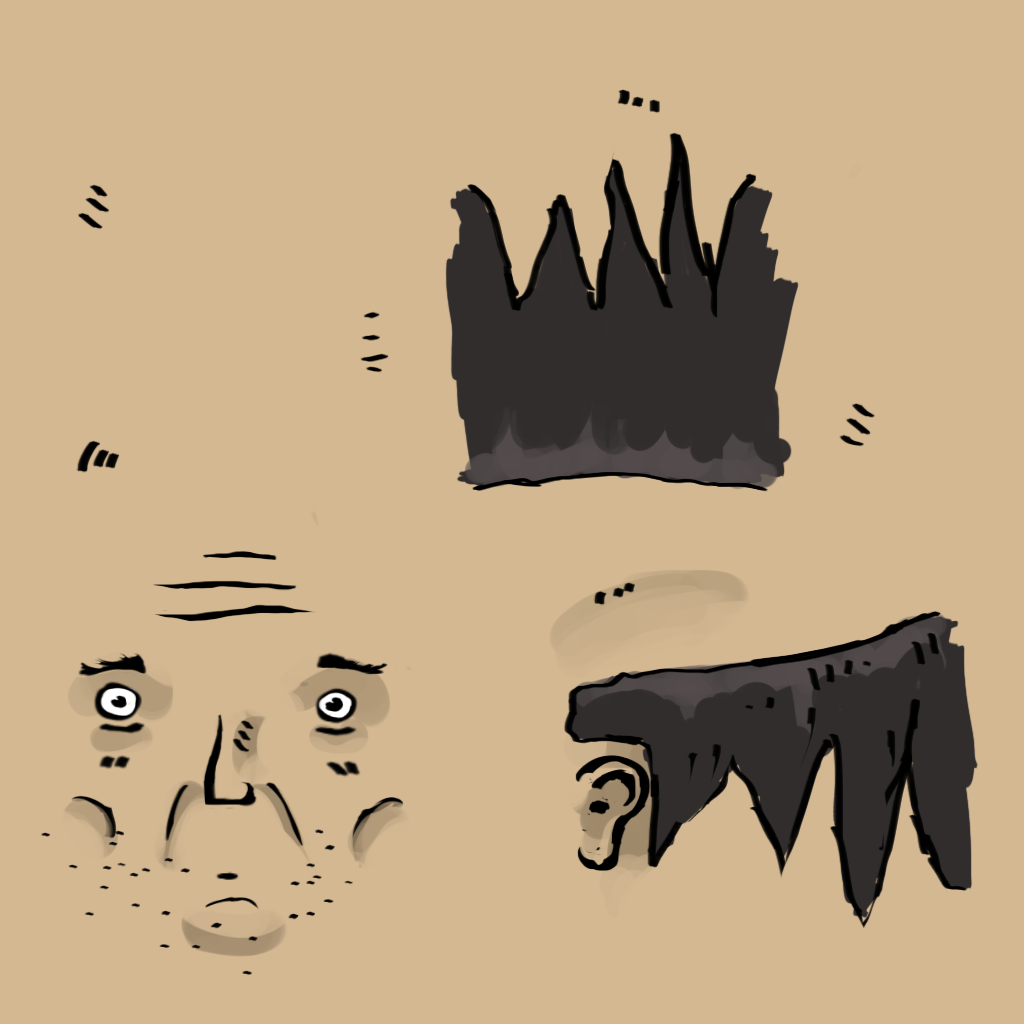
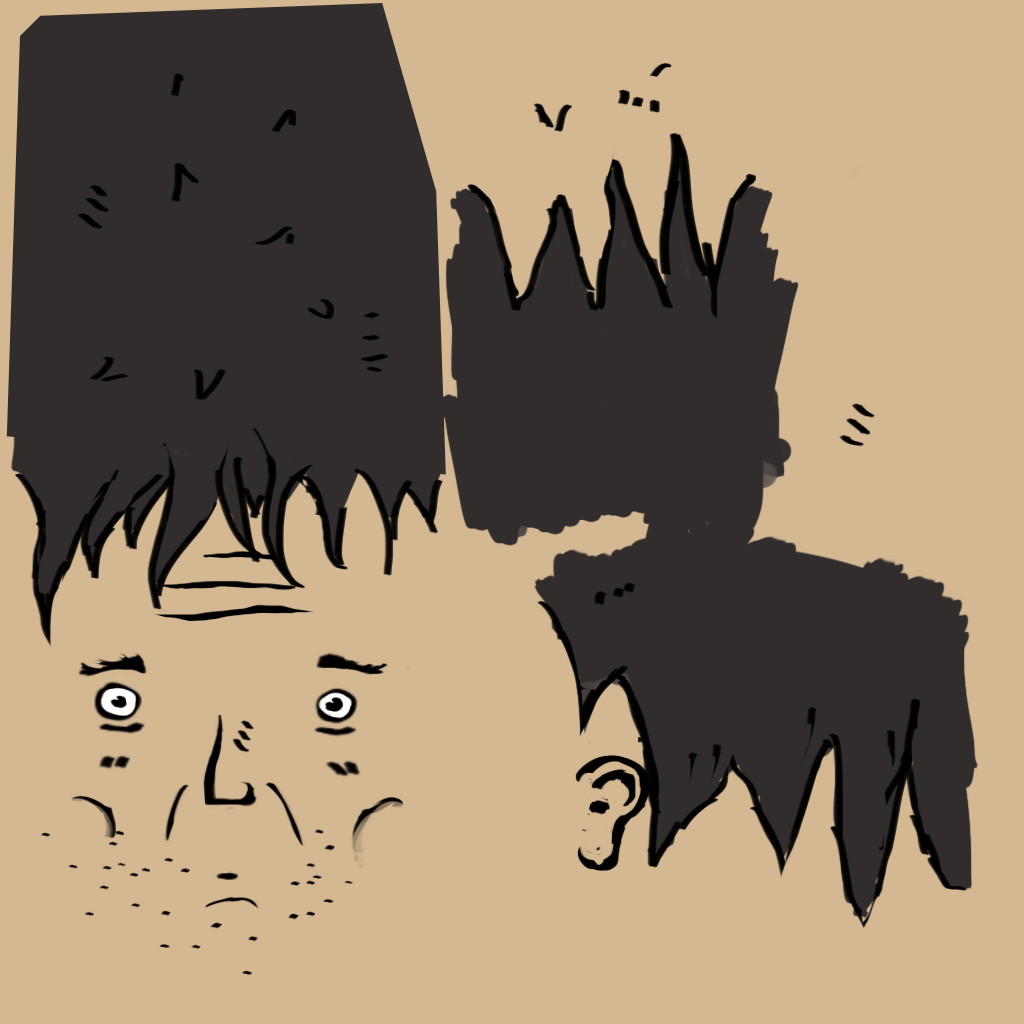
Layers edited between the first and the second 1024×1024 image:
painted on "Lines" over [14, 63, 941, 831]
painted on "Filling" over [439, 393, 970, 752]
hid "Layer 1" over [61, 363, 922, 957]
painted on "Skin" over [6, 3, 967, 719]
